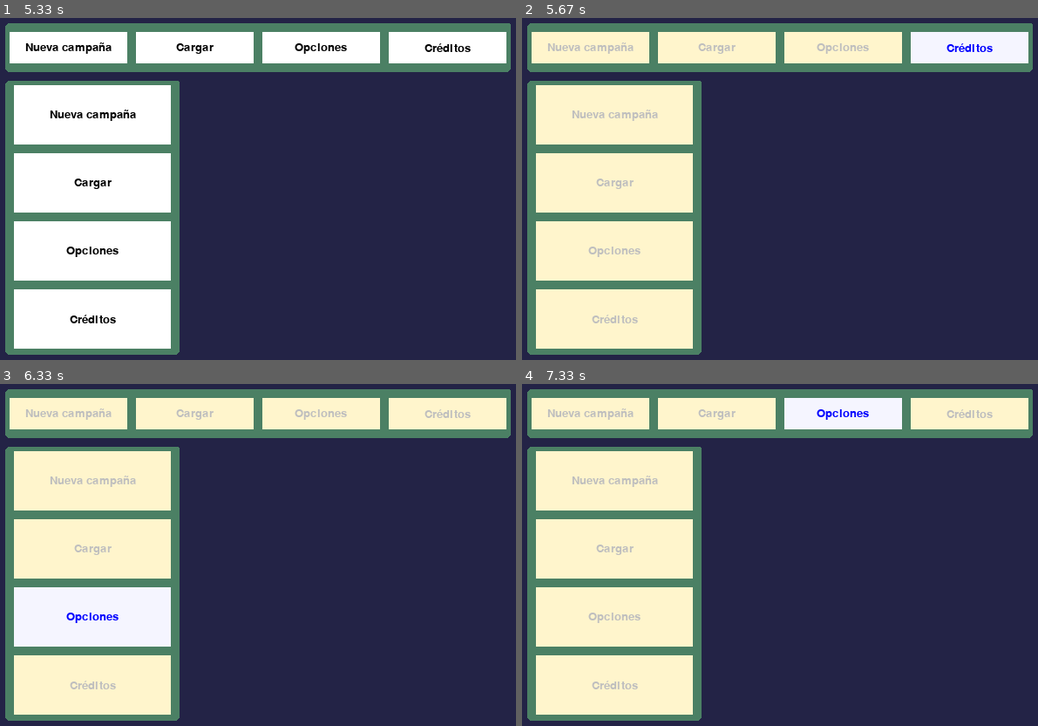
Above: before the commit, frames 1-4 (two rows, left to right).
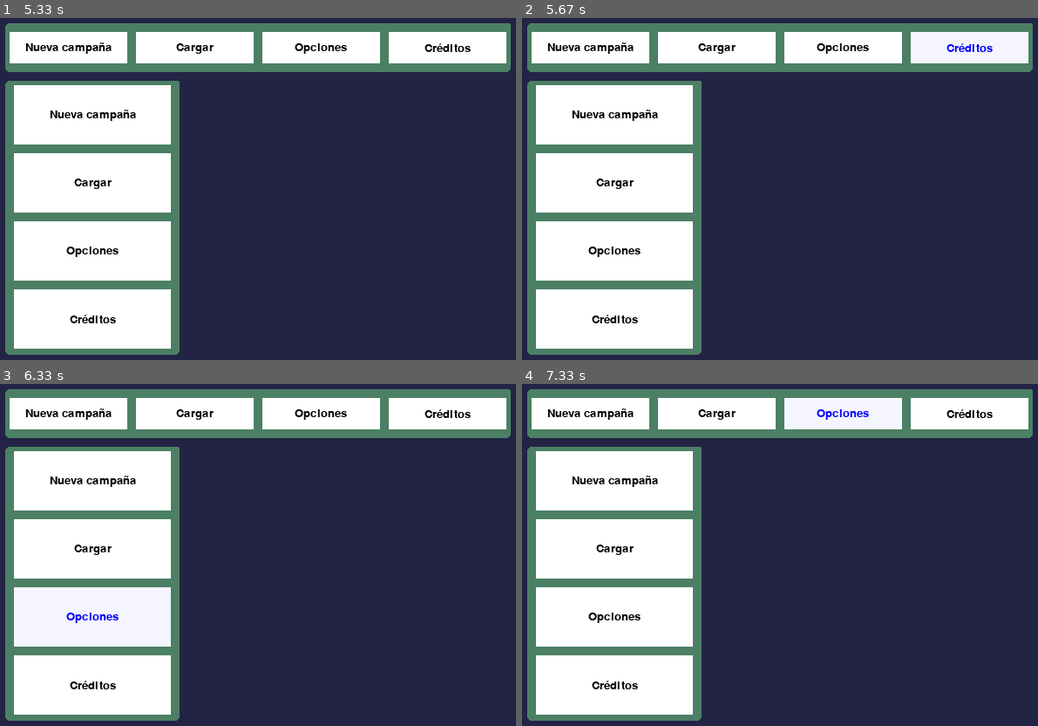
Above: after the commit, the same moments.

Repository: Darkcom-Dev/pygame-base-enhanced
Game: pygame game, started from button_menu.py
The game is run twice, just before and just after one commit, with the same random seed, the same clock (stepped at 60 frames per second) and the same inputs.
Inputs (mouse positions are in pixels of both pictures, inside the frame that each line leads up to):
- Up to frame 1 (5.33 s): press the mouse at (92, 318) at 0.37 s; move the mouse to (77, 271) at 0.47 s; release the mouse at (56, 219) at 0.6 s; press the mouse at (92, 182) at 0.7 s; move the mouse to (258, 226) at 0.8 s; release the mouse at (423, 274) at 0.93 s; press the mouse at (92, 113) at 1.03 s; move the mouse to (108, 192) at 1.13 s; release the mouse at (129, 271) at 1.27 s; press the mouse at (196, 48) at 1.37 s; move the mouse to (299, 103) at 1.47 s; release the mouse at (402, 158) at 1.6 s; click (129, 158) at 1.72 s; press the mouse at (448, 48) at 2.03 s; move the mouse to (294, 89) at 2.13 s; release the mouse at (144, 130) at 2.27 s; press the mouse at (92, 113) at 2.37 s; move the mouse to (258, 192) at 2.47 s; release the mouse at (423, 267) at 2.6 s; press the mouse at (67, 48) at 2.7 s; move the mouse to (87, 154) at 2.8 s; release the mouse at (103, 264) at 2.93 s; press the mouse at (448, 48) at 3.03 s; move the mouse to (412, 147) at 3.13 s; release the mouse at (371, 250) at 3.27 s; press the mouse at (67, 48) at 3.37 s; move the mouse to (72, 110) at 3.47 s; release the mouse at (72, 171) at 3.6 s; press the mouse at (92, 113) at 3.7 s; move the mouse to (82, 93) at 3.8 s; release the mouse at (72, 76) at 3.93 s; click (165, 267) at 4.05 s; press the mouse at (319, 48) at 4.37 s; move the mouse to (227, 79) at 4.47 s; release the mouse at (129, 110) at 4.6 s; press the mouse at (92, 318) at 4.7 s; move the mouse to (159, 216) at 4.8 s; release the mouse at (232, 113) at 4.93 s
- Up to frame 2 (5.67 s): press the mouse at (970, 48) at 5.6 s
- Up to frame 3 (6.33 s): move the mouse to (299, 490) at 5.7 s; release the mouse at (149, 565) at 5.83 s; press the mouse at (196, 414) at 5.93 s; move the mouse to (149, 503) at 6.03 s; release the mouse at (108, 592) at 6.17 s; press the mouse at (92, 616) at 6.27 s
- Up to frame 4 (7.33 s): move the mouse to (754, 630) at 6.37 s; release the mouse at (893, 643) at 6.5 s; click "Cargar" at 6.62 s; press the mouse at (614, 479) at 6.93 s; move the mouse to (780, 500) at 7.03 s; release the mouse at (945, 517) at 7.17 s; press the mouse at (841, 414) at 7.27 s

Frame 1 is identical in both runs. In frame 2, 27% of the frame differs, in the area x 1-74%, y 4-97%; in frame 3, 24%; in frame 4, 27%.

Commit message:
split events logic from draw logic

Diff:
--- a/button.py
+++ b/button.py
@@ -13,11 +13,8 @@
 
 # ------------------------------------------------------------ Classes
 
-
 """
 	TODO:
-	- Separate color rect out of color font.
-	- Separate colors generate very amount of arguments, considere use a style dict.
 	- Integrate effects from outline, shadow and chromatic classes.
 	- Make that configure method apply changes.
 
@@ -87,73 +84,73 @@
 		self.font = pg.font.SysFont(font, font_size)
 
 
-	def handle_event(self, event):
+	def handle_events(self):
 		"""
-		Handle event for button
-		TODO: separate event logic from draw logic
-		### Args:
-		`event` : pygame.event
-
+		Handle button events.
 		### Return:
 		None
 		"""
-		pass
+		if not self.enabled:    return
+
+		self.pos = pg.mouse.get_pos()
+		self.mouse = pg.mouse.get_pressed()
+		self.in_rect = self.rect.collidepoint(self.pos)
+		if self.mouse == (1, 0, 0):
+			if self.in_rect:
+				if not self._event['clicked'] and self.onclickFunction is not None:	self.onclickFunction()
+			self._event['clicked'] = self.in_rect
+
+		# Highlight
+		else:
+			self._event['highlighted'] = self.in_rect
+			self._event['clicked'] = False
+
+
 
 	def draw(self, surface):
 		"""
-		Draw a rect frame and text label for button
+	    Draw a rect frame and text label for button.
 
-		### Args:
-		`surface` : pygame.Surface
+	    ### Args:
+	    `surface` : pygame.Surface
 
-		### Return:
-		None
-		"""
+	    ### Return:
+	    None
+	    """
 		# Simplification of style variables
 		style_vars = ['text_color', 'font_clicked_color', 'font_disabled_color', 'font_highlight_color', 'bg_color',
-              'bg_clicked_color', 'bg_disabled_color', 'bg_highlight_color', 'border_radius', 'top_left_radius',
-              'top_right_radius', 'bottom_left_radius', 'bottom_right_radius', 'stroke']
+	                  'bg_clicked_color', 'bg_disabled_color', 'bg_highlight_color', 'border_radius', 'top_left_radius',
+	                  'top_right_radius', 'bottom_left_radius', 'bottom_right_radius', 'stroke']
 
 		style_values = {var: self.style.get(var, Button.style[var]) for var in style_vars}
+		font_color, font_clicked_color, font_disabled_color, font_highlight_color, bg_color, bg_clicked_color, \
+	    bg_disabled_color, bg_highlight_color, border_radius, top_left_radius, top_right_radius, bottom_left_radius, \
+	    bottom_right_radius, stroke = [style_values[var] for var in style_vars]
 
-		font_color, font_clicked_color, font_disabled_color, font_highlight_color, bg_color, bg_clicked_color, \
-		bg_disabled_color, bg_highlight_color, border_radius, top_left_radius, top_right_radius, bottom_left_radius, \
-		bottom_right_radius, stroke = [style_values[var] for var in style_vars]
-
-		# Colors
+	    # Colors
 		event_color = font_disabled_color
 		bg_event_color = bg_disabled_color
 
-		# Events
+	    # Events
+		self.handle_events()
 		if self.enabled:
-			self.pos = pg.mouse.get_pos()
-			self.mouse = pg.mouse.get_pressed()
-			self.in_rect = self.rect.collidepoint(self.pos)
-
-			if self.mouse == (1,0,0): # Clicked
-				if self.in_rect:
-					bg_event_color = bg_clicked_color
-					event_color = font_clicked_color
-					if self._event['clicked'] == False and self.onclickFunction != None: self.onclickFunction()
-					self._event['clicked'] = True
-
-			else: # Highlight
-				self._event['clicked'] = False
-				self._event['highlighted'] = self.in_rect
-				bg_event_color = bg_highlight_color if self._event['highlighted'] else bg_color
-				event_color = font_highlight_color if self._event['highlighted'] else font_color
-
-		else:
-			bg_event_color = bg_disabled_color
-			event_color = font_disabled_color
+			if self._event['clicked']:
+				bg_event_color = bg_clicked_color
+				event_color = font_clicked_color
+			elif self._event['highlighted']:
+				bg_event_color = bg_highlight_color
+				event_color = font_highlight_color
+			else:
+				bg_event_color = bg_color
+				event_color = font_color
 
 		pg.draw.rect(surface,bg_event_color,self.rect, stroke, border_radius, top_left_radius, top_right_radius, bottom_left_radius, bottom_right_radius)
 		font_render = self.font.render(self.text, True, event_color)
 
-		# Alinear texto en rectangulo
+	    # Alinear texto en rectangulo
 		align = self.style.get('font_align',Button.style['font_align'])
 		valign = self.style.get('font_valign',Button.style['font_valign'])
-		# Dibuja la fuente en pantalla
+	    # Dibuja la fuente en pantalla
 		surface.blit(font_render,widget.Widget.align(self.rect, font_render, align, valign, border_radius=border_radius))
 
 
